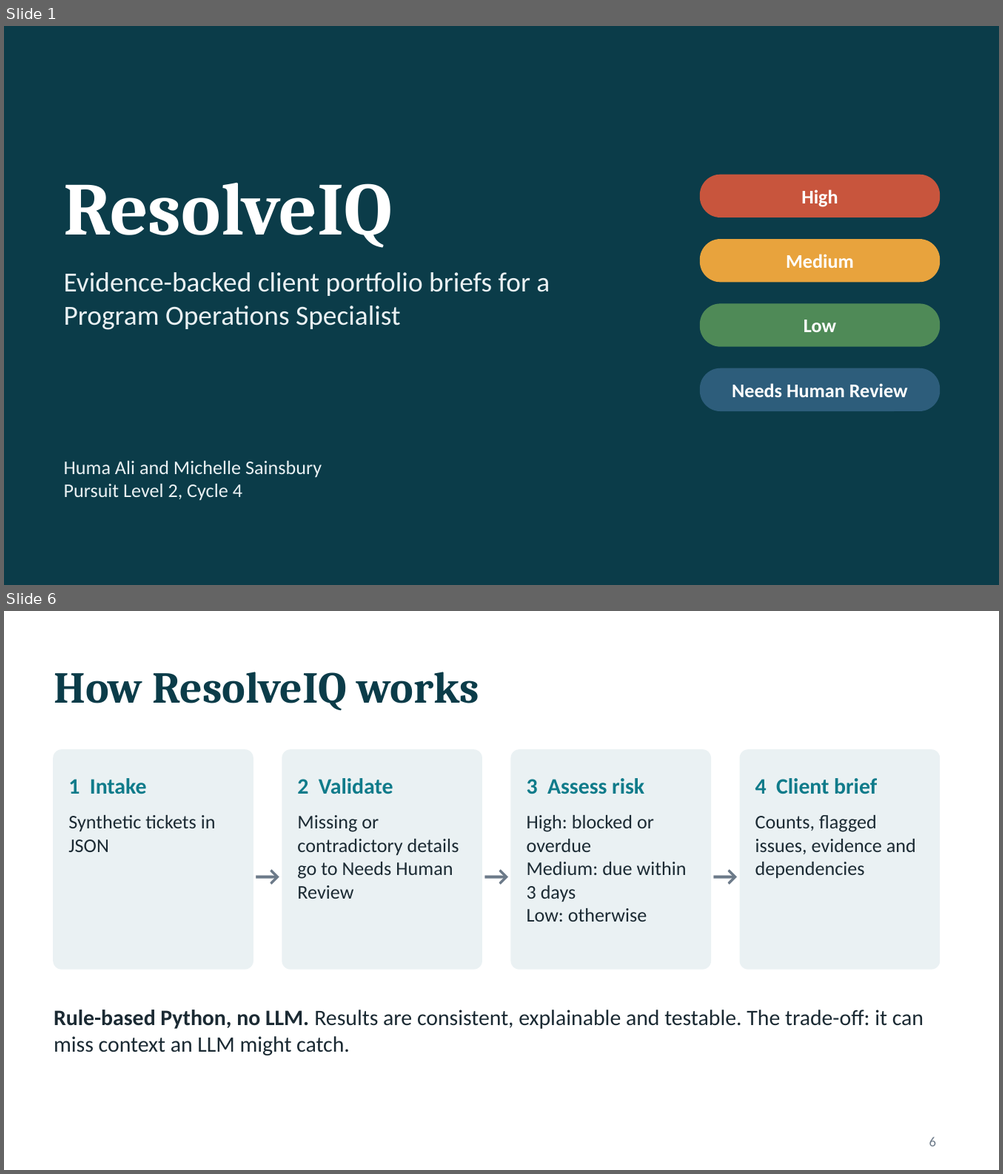
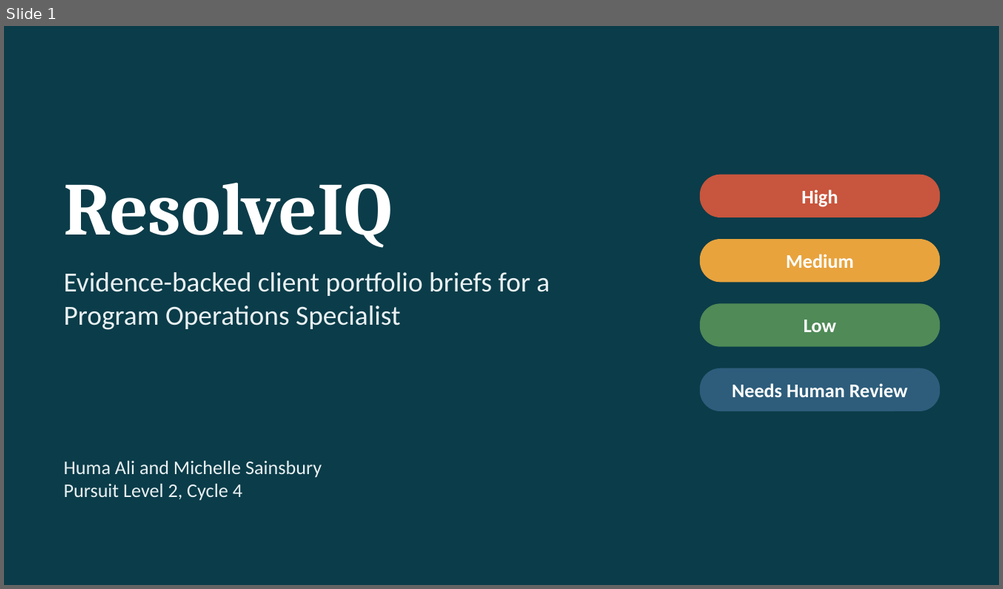
Before and after one commit to Michelle-Sainsbury/resolveiq, a slide deck: docs/showcase/ResolveIQ_Presentation.pptx. Shown one above the other, each under a label of ours: slides 1 and 6 before the commit, slide 1 after it; the slides between them are not shown. The pictures are 1003x1174 and 1003x589 pixels, drawn with LibreOffice and Linux fonts; fonts in the diff are those of the drawing. Boxes give left, top, right and bottom in pixels: in the first picture for what was removed or moved away, otherwise in the second. Text is boxed around its words. In the diff, an @@ line names an element or a change of style, - is before the commit and + after.

```diff
--- a/docs/showcase/ResolveIQ_Presentation.pptx
+++ b/docs/showcase/ResolveIQ_Presentation.pptx
@@ slide 6 removed at [4,611,999,1170], background #FFFFFF @@
@@ text removed at [54,672,479,711] @@
-How ResolveIQ works
@@ rounded rectangle removed at [54,750,253,969] @@
@@ rounded rectangle removed at [282,750,481,969] @@
@@ rounded rectangle removed at [511,750,710,969] @@
@@ rounded rectangle removed at [740,750,939,969] @@
@@ text removed at [68,778,147,795] @@
-1 Intake
@@ text removed at [297,778,393,795] @@
-2 Validate
@@ text removed at [526,778,644,795] @@
-3 Assess risk
@@ text removed at [755,778,876,795] @@
-4 Client brief
@@ text removed at [68,815,216,852] @@
-Synthetic tickets in JSON
@@ text removed at [297,815,459,899] @@
-Missing or contradictory details go to Needs Human Review
@@ text removed at [526,815,686,922] @@
-High: blocked or overdue
-Medium: due within 3 days
-Low: otherwise
@@ text removed at [755,815,916,879] @@
-Counts, flagged issues, evidence and dependencies
@@ text removed at [253,850,282,900] @@
-→
@@ text removed at [481,850,511,900] @@
-→
@@ text removed at [710,850,740,900] @@
-→
@@ text removed at [54,1010,923,1056] @@
-Rule-based Python, no LLM. Results are consistent, explainable and testable. The trade-off: it can miss context an LLM might catch.
@@ page number removed at [929,1137,936,1147] @@
-6
```
Also in this commit, not shown: 1 slide changed, 4 slides added, 6 other slides removed.
